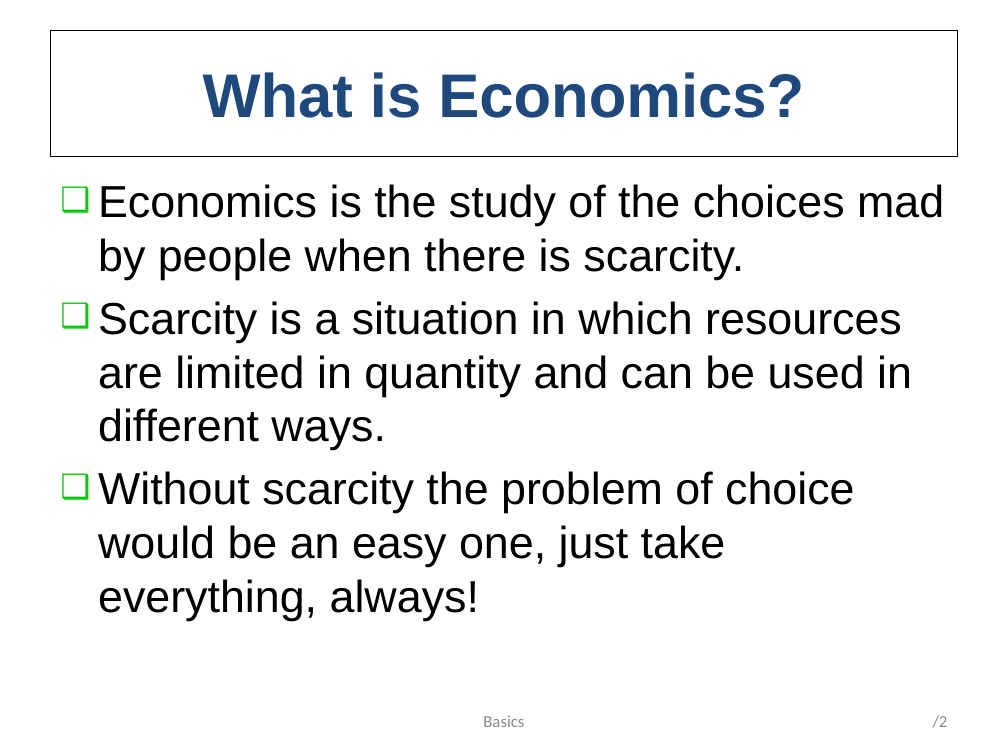
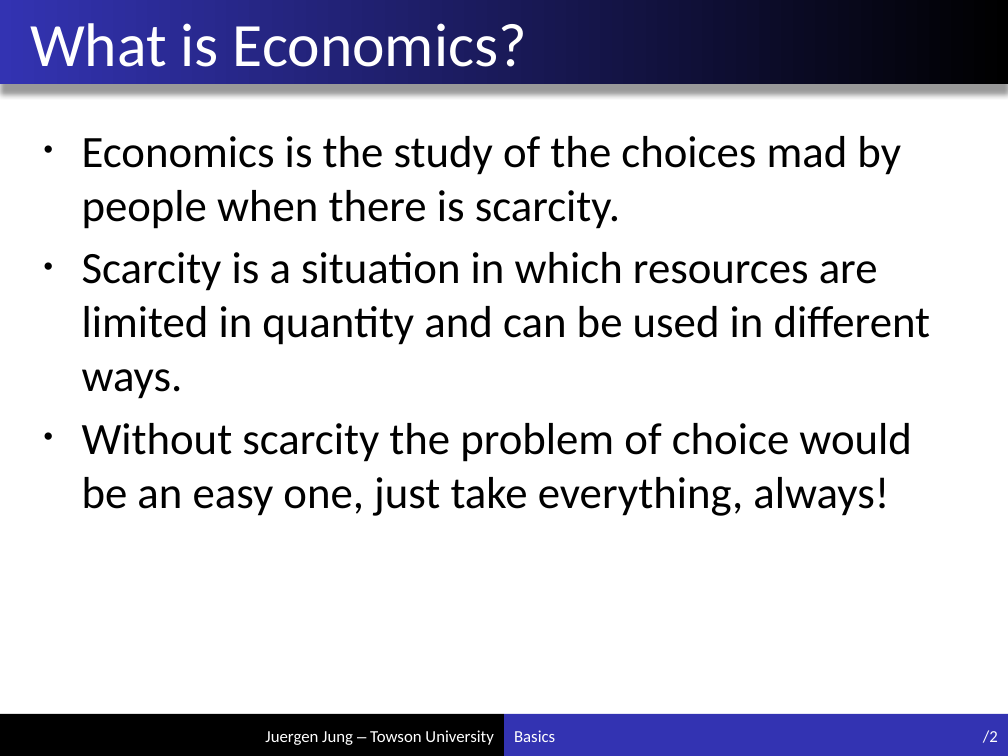
Before and after one commit to juejung/juejung.github.io, a slide deck: slide 2 of jdocs/Macro1/basics1_4.pptx. Drawn at 1008x756 pixels with LibreOffice and Linux fonts; fonts in the diff are those of the drawing. Boxes give left, top, right and bottom in pixels: in the first picture for what was removed or moved away, otherwise in the second. Text is boxed around its words. In the diff, an @@ line names an element or a change of style, - is before the commit and + after.

Commit message:
add new formatting to slides

```diff
--- a/jdocs/Macro1/basics1_4.pptx
+++ b/jdocs/Macro1/basics1_4.pptx
@@ title "What is Economics?": place and size @@
-title "What is Economics?" at (50,30,958,156)
+title "What is Economics?" at (30,23,527,67)
@@ title "What is Economics?" at (30,23,527,67): font Arial to Calibri, text colour #1F497D to #F0F0F0, bold off; alignment centre to left; indent changed; outline #000000 0.75 pt to none @@
@@ rectangle added at (0,0,1008,84), fill gradient #000000 to #3333B2 @@
@@ text "Economics is the study of ...": place and size @@
-text "Economics is the study of ..." at (98,184,944,621)
+text "Economics is the study of ..." at (82,136,931,516)
@@ text "Economics is the study of ..." at (82,136,931,516): font Arial to Calibri; bullet ❑ to • @@
@@ rectangle added at (0,714,504,756), fill #000000 @@
@@ text "Basics": place and size @@
-text "Basics" at (483,715,524,727)
+text "Basics" at (514,730,555,742)
@@ text "Basics" at (514,730,555,742): text colour #8C8C8C to #F0F0F0; alignment centre to left @@
@@ rectangle added at (504,714,1008,756), fill #3333B2 @@
@@ page number: place and size @@
-page number at (933,715,948,728)
+page number at (983,730,998,743)
@@ page number at (983,730,998,743): text colour #8C8C8C to #F0F0F0 @@
@@ text added at (265,730,493,745), 12 pt, text #F0F0F0 @@
+Juergen Jung – Towson University
```
Also in this commit, not shown: 47 other slides changed, 3 other files.
